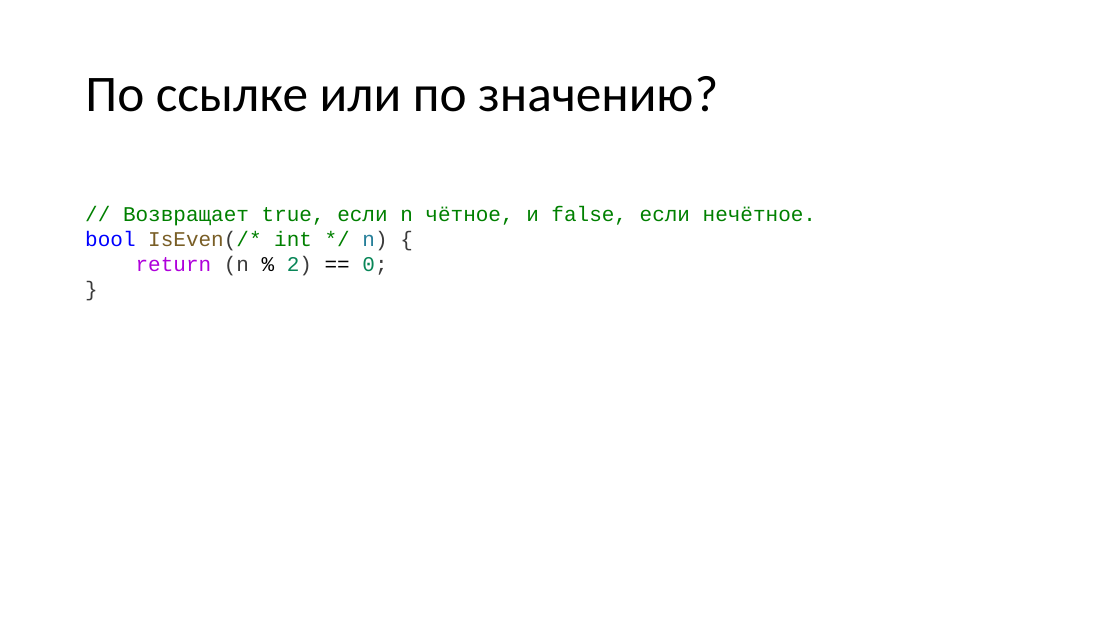
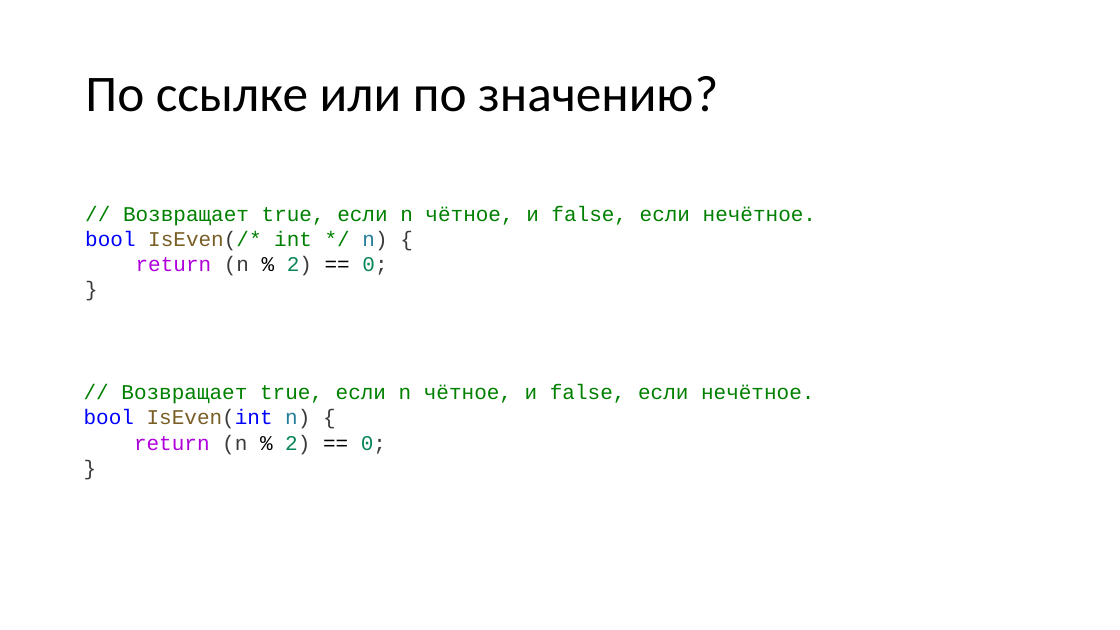
Before and after one commit to alexey-malov/oop, a slide deck: slide 114 of lectures/01/Синтаксис C++.pptx (slide 113 before the commit). Drawn at 1120x630 pixels with LibreOffice and Linux fonts; fonts in the diff are those of the drawing. Boxes give left, top, right and bottom in pixels: in the first picture for what was removed or moved away, otherwise in the second. Text is boxed around its words. In the diff, an @@ line names an element or a change of style, - is before the commit and + after.

```diff
--- a/lectures/01/Синтаксис C++.pptx
+++ b/lectures/01/Синтаксис C++.pptx
@@ text added at (x1=84, y1=384, x2=814, y2=455), 18 pt, text #008000 @@
+// Возвращает true, если n чётное, и false, если нечётное.
+bool IsEven(int n) {
+return (n % 2) == 0;
+}
```
Also in this commit, not shown: 7 other slides changed, 1 slide added.
